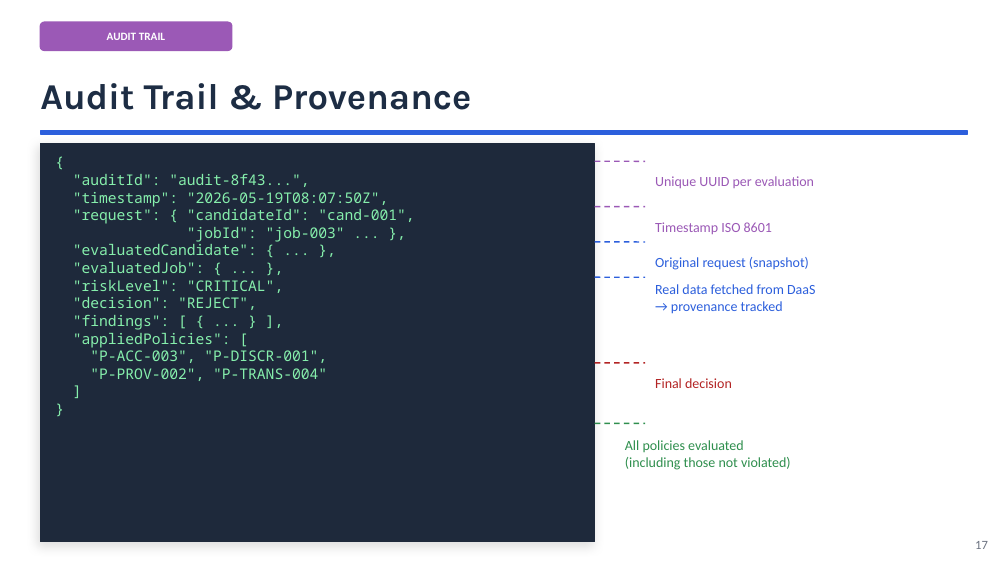
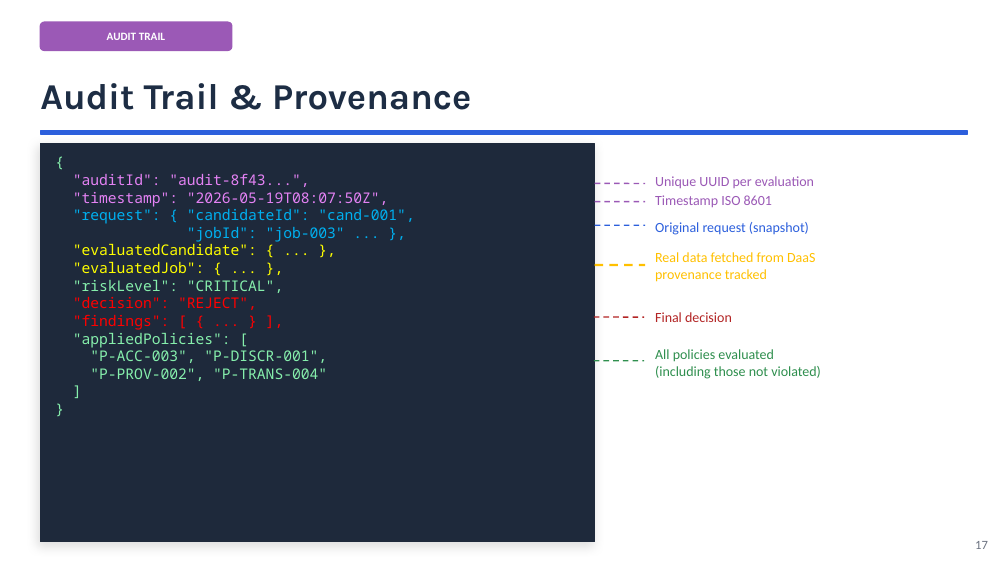
Before and after one commit to ediscota/SOSE-Homework, a slide deck: slide 15 of slides/SoSE-Employment-DaaS-EaaS.pptx. Drawn at 1008x567 pixels with LibreOffice and Linux fonts; fonts in the diff are those of the drawing. Boxes give left, top, right and bottom in pixels: in the first picture for what was removed or moved away, otherwise in the second. Text is boxed around its words. In the diff, an @@ line names an element or a change of style, - is before the commit and + after.

```diff
--- a/slides/SoSE-Employment-DaaS-EaaS.pptx
+++ b/slides/SoSE-Employment-DaaS-EaaS.pptx
@@ text at [73, 174, 414, 330]: text colour #86EFAC to #E482F4 in ""auditId": "audit-8f43...",", ""timestamp": "2026-05-19T08:07:50Z","; text colour #86EFAC to #00B0F0 in ""request": { "candidateId": "cand-001",", ""jobId": "job-003" ... },"; text colour #86EFAC to #FFFF00 in ""evaluatedCandidate": { ... },", ""evaluatedJob": { ... },"; text colour #86EFAC to #FF0000 in ""decision": "REJECT",", ""findings": [ { ... } ]," @@
@@ text "Timestamp ISO 8601": place and size @@
-text "Timestamp ISO 8601" at [655, 222, 772, 234]
+text "Timestamp ISO 8601" at [655, 195, 772, 207]
@@ line moved from (595, 207) - (645, 207) to (595, 202) - (645, 202) @@
@@ line moved from (595, 161) - (645, 161) to (595, 183) - (645, 183) @@
@@ text "Original request (snapshot)": place and size @@
-text "Original request (snapshot)" at [655, 257, 809, 270]
+text "Original request (snapshot)" at [655, 222, 809, 235]
@@ line moved from (595, 242) - (645, 242) to (595, 225) - (645, 225) @@
@@ line moved from (595, 277) - (645, 277) to (595, 265) - (645, 265) @@
@@ line (595, 265) - (645, 265): stroke #2C5FDC 1 pt dashed to #FFC000 1.5 pt dashed @@
@@ text at [655, 269, 767, 282]: text changed; text colour #2C5FDC to #FFC000 @@
-→ provenance tracked
+provenance tracked
@@ text at [655, 252, 815, 262]: text colour #2C5FDC to #FFC000 in "Real data fetched from DaaS" @@
@@ text "Real data fetched from DaaS": place and size @@
-text "Real data fetched from DaaS" at [655, 284, 815, 314]
+text "Real data fetched from DaaS" at [655, 252, 815, 282]
@@ text "Final decision": place and size @@
-text "Final decision" at [655, 378, 732, 388]
+text "Final decision" at [655, 312, 732, 322]
@@ line moved from (595, 363) - (645, 363) to (594, 318) - (644, 318) @@
@@ text "All policies evaluated": place and size @@
-text "All policies evaluated" at [625, 440, 791, 470]
+text "All policies evaluated" at [655, 349, 821, 379]
@@ line moved from (595, 423) - (645, 423) to (594, 361) - (644, 361) @@
```
Also in this commit, not shown: 1 other slide changed.
